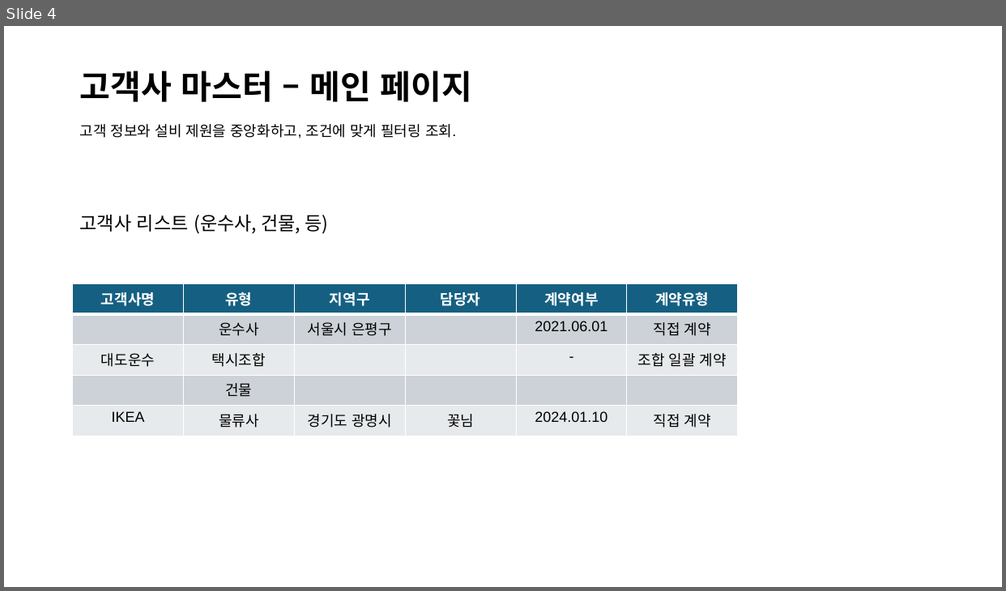
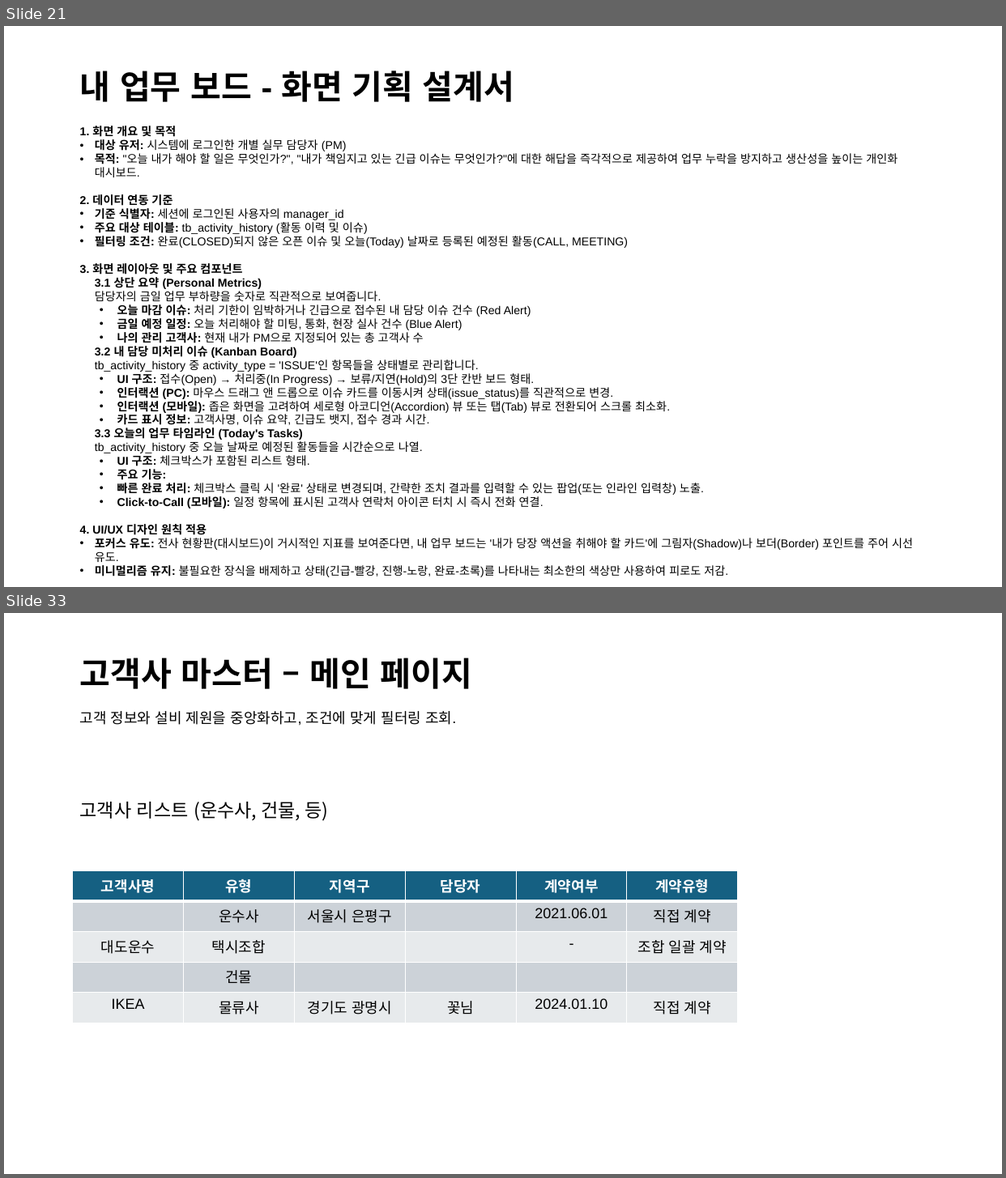
Before and after one commit to esketch-ai/hooxi-cms, a slide deck: Docs/Hooxi-CMS.pptx. Shown one above the other, each under a label of ours: slide 4 before the commit, slides 21 and 33 after it; the slides between them are not shown. The pictures are 1006x591 and 1006x1178 pixels, drawn with LibreOffice and Linux fonts; fonts in the diff are those of the drawing. Boxes give left, top, right and bottom in pixels: in the first picture for what was removed or moved away, otherwise in the second. Text is boxed around its words. In the diff, an @@ line names an element or a change of style, - is before the commit and + after.

```diff
--- a/Docs/Hooxi-CMS.pptx
+++ b/Docs/Hooxi-CMS.pptx
@@ slide 21 added at [4,26,1002,587], background #FFFFFF @@
@@ title added at [80,71,514,102], 32 pt, text #000000, bold @@
+내 업무 보드 - 화면 기획 설계서
@@ text added at [80,126,913,578], 11 pt, text #000000 @@
+1. 화면 개요 및 목적
+• 대상 유저: 시스템에 로그인한 개별 실무 담당자 (PM)
+• 목적: "오늘 내가 해야 할 일은 무엇인가?", "내가 책임지고 있는 긴급 이슈는 무엇인가?"에 대한 해답을 즉각적으로 제공하여 업무 누락을 방지하고 생산성을 높이는 개인화 대시보드.
+2. 데이터 연동 기준
+• 기준 식별자: 세션에 로그인된 사용자의 manager_id
+• 주요 대상 테이블: tb_activity_history (활동 이력 및 이슈)
+• 필터링 조건: 완료(CLOSED)되지 않은 오픈 이슈 및 오늘(Today) 날짜로 등록된 예정된 활동(CALL, MEETING)
+3. 화면 레이아웃 및 주요 컴포넌트
+3.1 상단 요약 (Personal Metrics)
+담당자의 금일 업무 부하량을 숫자로 직관적으로 보여줍니다.
+• 오늘 마감 이슈: 처리 기한이 임박하거나 긴급으로 접수된 내 담당 이슈 건수 (Red Alert)
+• 금일 예정 일정: 오늘 처리해야 할 미팅, 통화, 현장 실사 건수 (Blue Alert)
+• 나의 관리 고객사: 현재 내가 PM으로 지정되어 있는 총 고객사 수
+3.2 내 담당 미처리 이슈 (Kanban Board)
+tb_activity_history 중 activity_type = 'ISSUE'인 항목들을 상태별로 관리합니다.
+• UI 구조: 접수(Open) → 처리중(In Progress) → 보류/지연(Hold)의 3단 칸반 보드 형태.
+• 인터랙션 (PC): 마우스 드래그 앤 드롭으로 이슈 카드를 이동시켜 상태(issue_status)를 직관적으로 변경.
+• 인터랙션 (모바일): 좁은 화면을 고려하여 세로형 아코디언(Accordion) 뷰 또는 탭(Tab) 뷰로 전환되어 스크롤 최소화.
+• 카드 표시 정보: 고객사명, 이슈 요약, 긴급도 뱃지, 접수 경과 시간.
+3.3 오늘의 업무 타임라인 (Today's Tasks)
+tb_activity_history 중 오늘 날짜로 예정된 활동들을 시간순으로 나열.
+• UI 구조: 체크박스가 포함된 리스트 형태.
+• 주요 기능:
+  • 빠른 완료 처리: 체크박스 클릭 시 '완료' 상태로 변경되며, 간략한 조치 결과를 입력할 수 있는 팝업(또는 인라인 입력창) 노출.
+  • Click-to-Call (모바일): 일정 항목에 표시된 고객사 연락처 아이콘 터치 시 즉시 전화 연결.
+4. UI/UX 디자인 원칙 적용
+• 포커스 유도: 전사 현황판(대시보드)이 거시적인 지표를 보여준다면, 내 업무 보드는 '내가 당장 액션을 취해야 할 카드'에 그림자(Shadow)나 보더(Border) 포인트를 주어 시선 유도.
+• 미니멀리즘 유지: 불필요한 장식을 배제하고 상태(긴급-빨강, 진행-노랑, 완료-초록)를 나타내는 최소한의 색상만 사용하여 피로도 저감.
@@ what was slide 4 is now slide 33 @@
```
Also in this commit, not shown: 5 slides changed, 28 other slides added, 15 other files.
